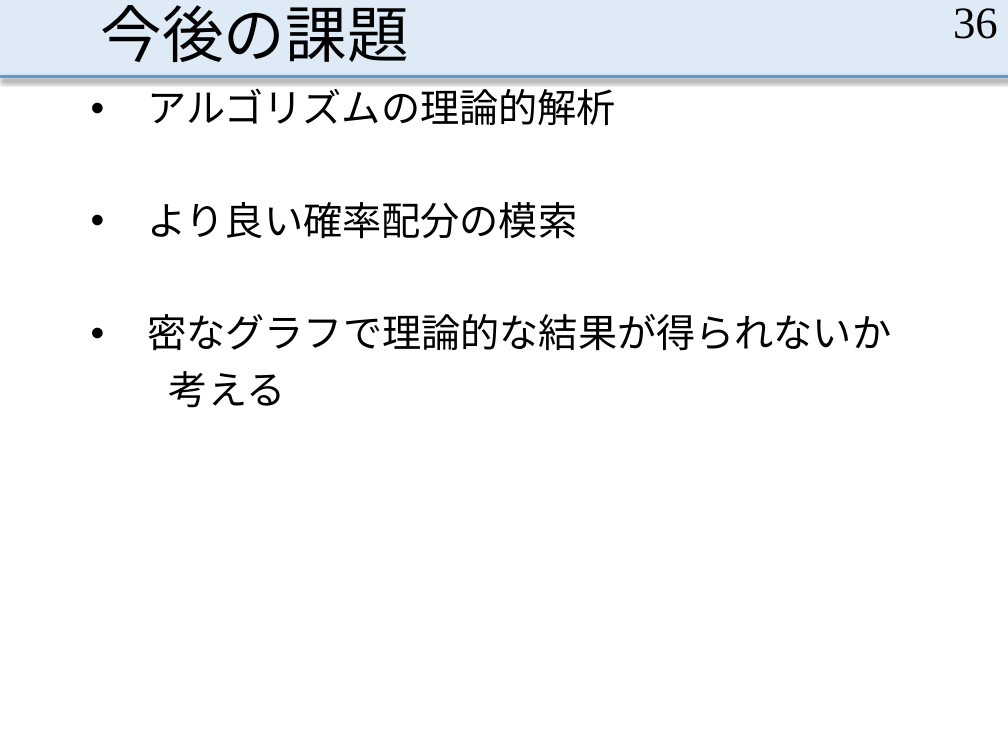
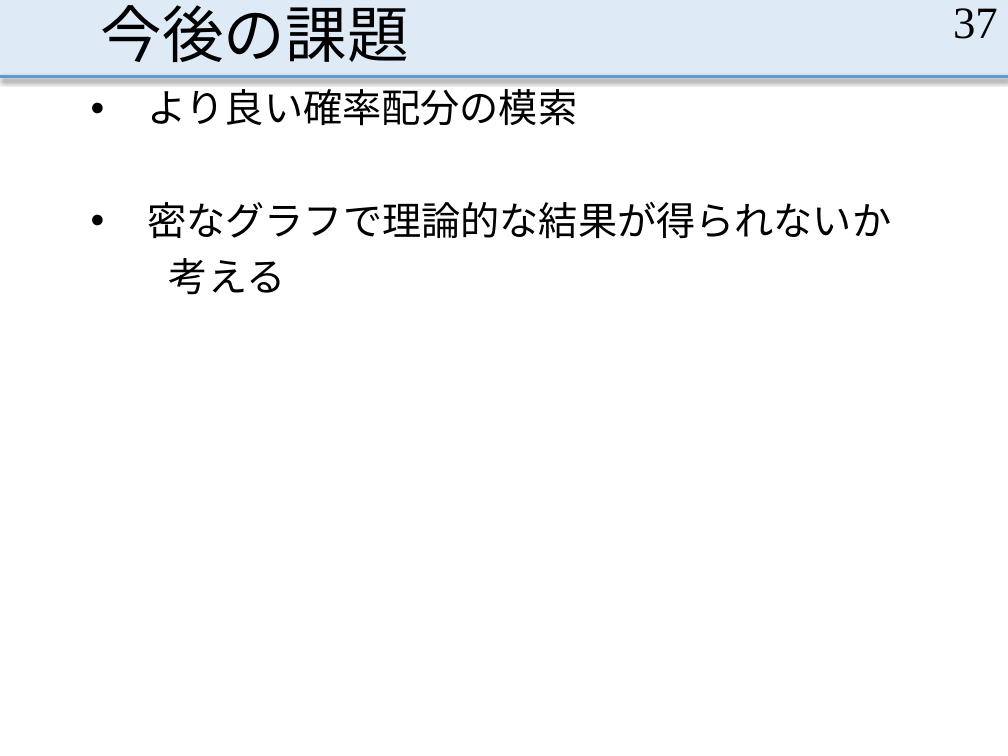
Before and after one commit to MasayaOda/SR, a slide deck: slide 37 of 190702oda.pptx (slide 36 before the commit). Drawn at 1008x756 pixels with LibreOffice and Linux fonts; fonts in the diff are those of the drawing. Boxes give left, top, right and bottom in pixels: in the first picture for what was removed or moved away, otherwise in the second. Text is boxed around its words. In the diff, an @@ line names an element or a change of style, - is before the commit and + after.

```diff
--- a/190702oda.pptx
+++ b/190702oda.pptx
@@ page number at (953, 8, 998, 39): text changed @@
-36
+37
@@ text at (147, 82, 616, 125): paragraph removed @@
-• アルゴリズムの理論的解析
```
Also in this commit, not shown: 16 other slides changed, 7 slides added, 18 slides removed.
